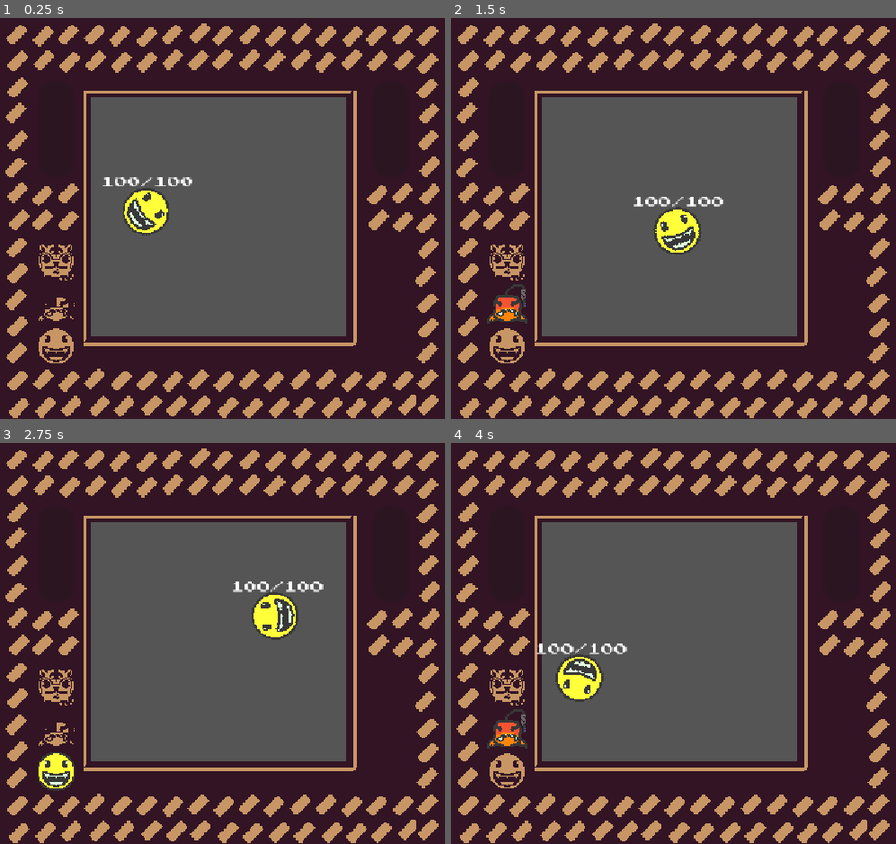
Above: before the commit, frames 1-4 (two rows, left to right).
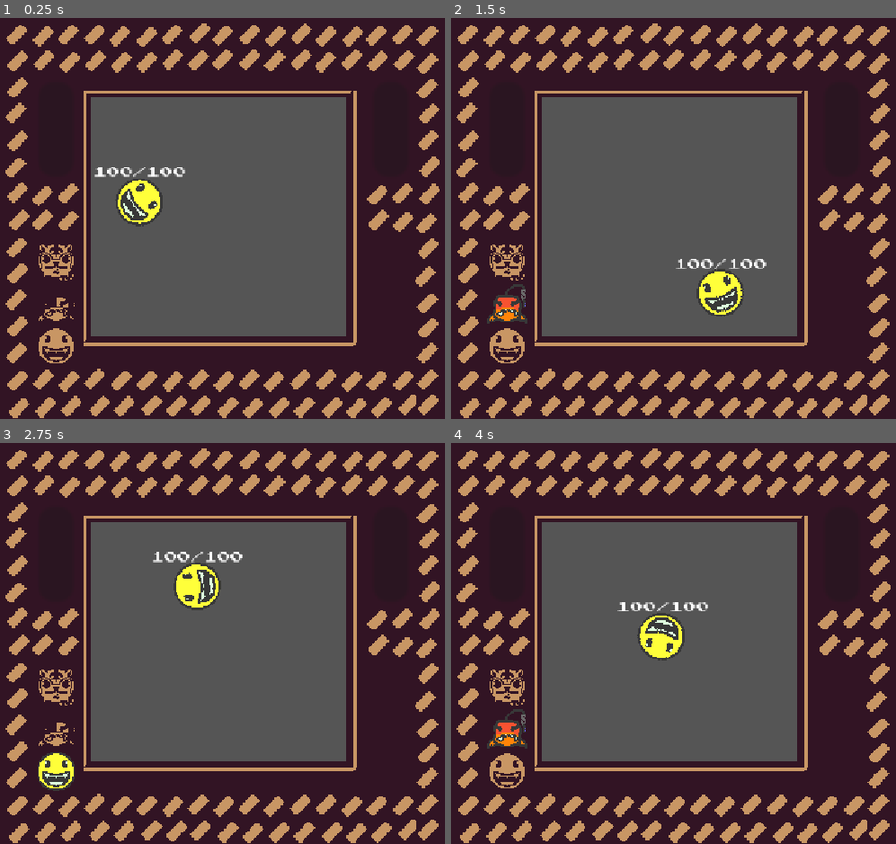
Above: after the commit, the same moments.

Repository: nusima-59487/ballbattle
Game: Godot game, scene res://main.tscn
The game is run twice, just before and just after one commit, with the same random seed, the same clock (stepped at 60 frames per second) and the same inputs.
Inputs (mouse positions are in pixels of both pictures, inside the frame that each line leads up to):
- Up to frame 1 (0.25 s): no input
- Up to frame 2 (1.5 s): click (504, 258) at 0.5 s; click (504, 302) at 1.25 s
- Up to frame 3 (2.75 s): click (53, 771) at 2 s
- Up to frame 4 (4 s): click (504, 683) at 2.75 s; click (504, 727) at 3.5 s

The runs differ from the first frame. In frame 1, 1.3% of the frame differs, in the area x 21-44%, y 37-55%; in frame 2, 2.5%; in frame 3, 2.5%, in the area x 34-73%, y 27-50%; in frame 4, 2.5%.

Commit message:
fixed ult??

Diff:
--- a/balls/verity_ball.tscn
+++ b/balls/verity_ball.tscn
@@ -12,7 +12,7 @@
 
 [node name="VerityBall" unique_id=292186705 node_paths=PackedStringArray("skill") instance=ExtResource("1_1bh7k")]
 healthComponent = SubResource("Resource_lquwl")
-speed = 80
+speed = 100
 initialAngle = 234.0
 angularVelocity = 4
 baseDamage = 4
--- a/scripts/ball.gd
+++ b/scripts/ball.gd
@@ -27,6 +27,9 @@
 
 	$HealthLabel.text = str(healthComponent.health) + "/" + str(healthComponent.baseHealth)
 
+	print($UltNode)
+	print($UltNode is Ult)
+
 	if $UltNode is Ult:
 		self.ult = $UltNode
 
@@ -47,6 +50,7 @@
 	pass
 
 func fire_ult():
+	print(ult)
 	if self.ult && self.ult_gauge_percentage == 100:
 		self.ult.fire(baseDamage)
 		self.ult_gauge_percentage = 0
--- a/scripts/battle.gd
+++ b/scripts/battle.gd
@@ -8,8 +8,8 @@
 @onready var battleground: Area2D = $Area2D
 var can_spawn = false
 
-@onready var player_ball: Ball = $VerityBall
-@onready var enemy_ball: Ball = $BijabilliBall
+@onready var player_ball: Ball
+@onready var enemy_ball: Ball = $VerityBall
 
 @onready var player_ult_bar: ProgressBar = $PlayerUltBar
 @onready var enemy_ult_bar: ProgressBar = $EnemyUltBar
@@ -21,7 +21,7 @@
 	battleground.mouse_entered.connect(spawn)
 	battleground.mouse_exited.connect(exit)
 	#player_ball.ult_gauge_percentage_update.connect(_on_player_ult_bar_change);
-	#enemy_ball.ult_gauge_percentage_update.connect(_on_enemy_ult_bar_change);
+	enemy_ball.ult_gauge_percentage_update.connect(_on_enemy_ult_bar_change);
 	for i in min(GameInstance.player_balls_lineup.size(), 3):
 		var img = Image.load_from_file("res://assets/" + GameInstance.player_balls_lineup[i] + ".png")
 		var img_texture = ImageTexture.create_from_image(img)
@@ -41,12 +41,12 @@
 				player_slots[i].button_pressed = false
 				player_slots[i].disabled = true
 				var player_ball_tscn = load("res://balls/" + GameInstance.player_balls_lineup[i] + "_ball.tscn");
-				var player_ball = player_ball_tscn.instantiate() as Ball;
+				player_ball = player_ball_tscn.instantiate();
 				var spawn_position = battleground.get_global_mouse_position();
 				player_ball.healthComponent = player_ball.healthComponent.duplicate_deep(Resource.DEEP_DUPLICATE_ALL)
 				player_ball.position = spawn_position;
-				print(GameInstance.player_balls_lineup[i], " sonned ")
 				add_child(player_ball)
+				player_ball.ult_gauge_percentage_update.connect(_on_player_ult_bar_change);
 
 
 func spawn() -> void:
